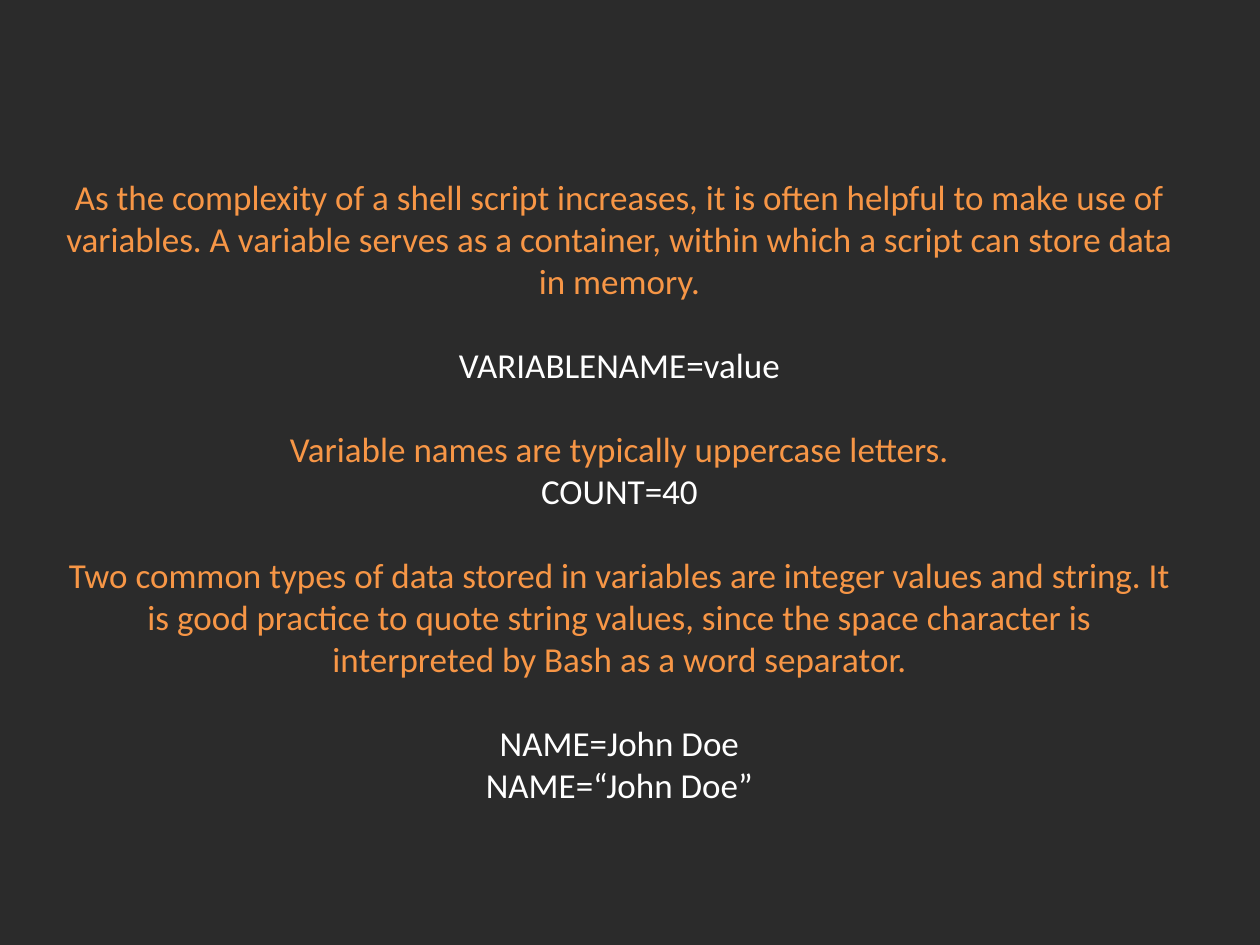
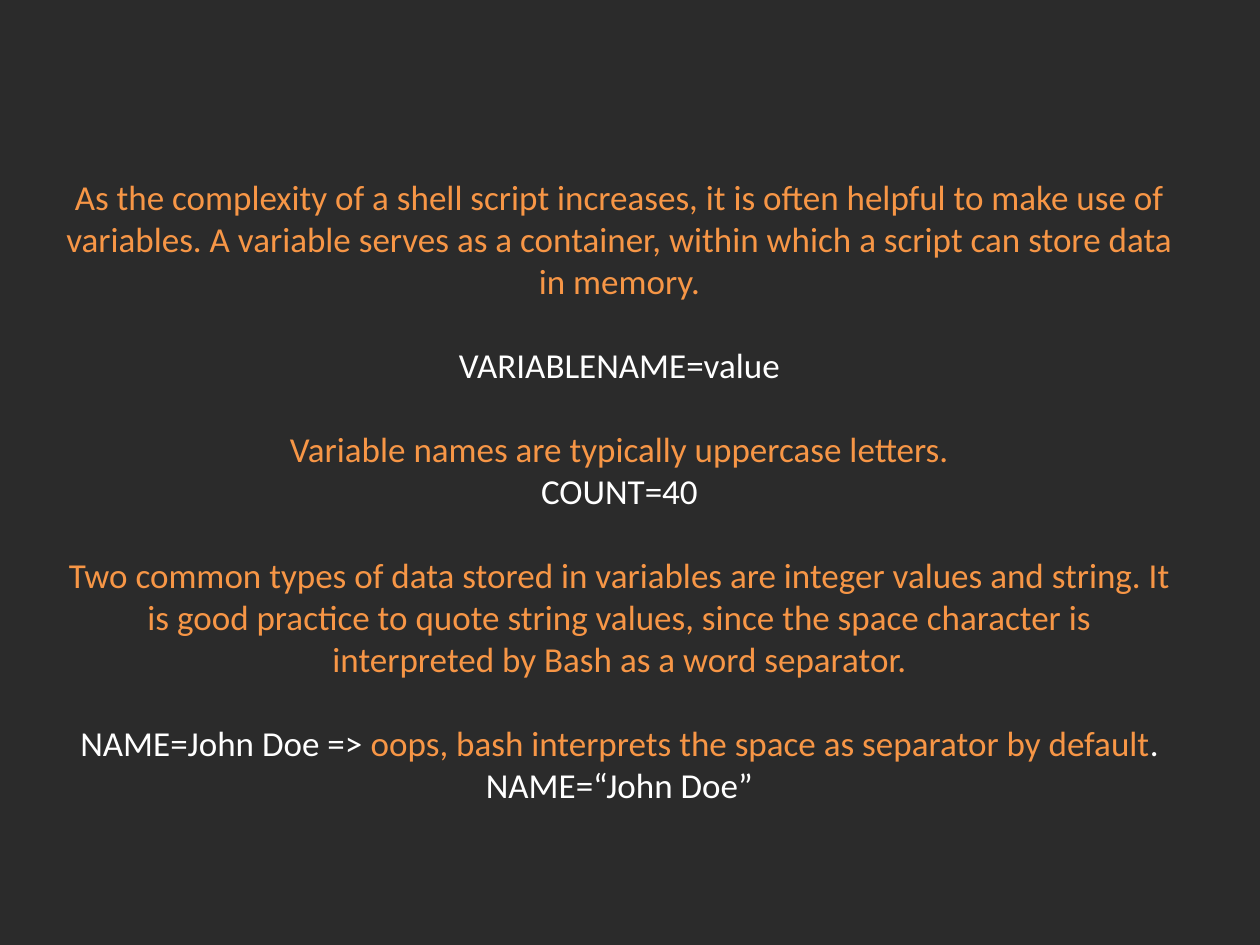
Before and after one commit to Academy-Soft-Intellect/Linux-Course, a slide deck: slide 5 of 15.BashScripting/15-Bash_Scripting.pptx. Drawn at 1260x945 pixels with LibreOffice and Linux fonts; fonts in the diff are those of the drawing; background and template pictures are left out; a plain dark background stands for a picture behind light text. Boxes give left, top, right and bottom in pixels: in the first picture for what was removed or moved away, otherwise in the second. Text is boxed around its words. In the diff, an @@ line names an element or a change of style, - is before the commit and + after.

Commit message:
Bash scripting.

```diff
--- a/15.BashScripting/15-Bash_Scripting.pptx
+++ b/15.BashScripting/15-Bash_Scripting.pptx
@@ title at box(66, 185, 1172, 799): text changed @@
-As the complexity of a shell script increases, it is often helpful to make use of variables. A variable serves as a container, within which a script can store data in memory.
-VARIABLENAME=value
-Variable names are typically uppercase letters.
-COUNT=40
-Two common types of data stored in variables are integer values and string. It is good practice to quote string values, since the space character is interpreted by Bash as a word separator.
-NAME=John Doe
-NAME=“John Doe”
+As the complexity of a shell script increases, it is often helpful to make use of variables. A variable serves as a container, within which a script can store data in memory.
+VARIABLENAME=value
+Variable names are typically uppercase letters.
+COUNT=40
+Two common types of data stored in variables are integer values and string. It is good practice to quote string values, since the space character is interpreted by Bash as a word separator.
+NAME=John Doe => oops, bash interprets the space as separator by default.
+NAME=“John Doe”
```
Also in this commit, not shown: 3 other slides changed.
